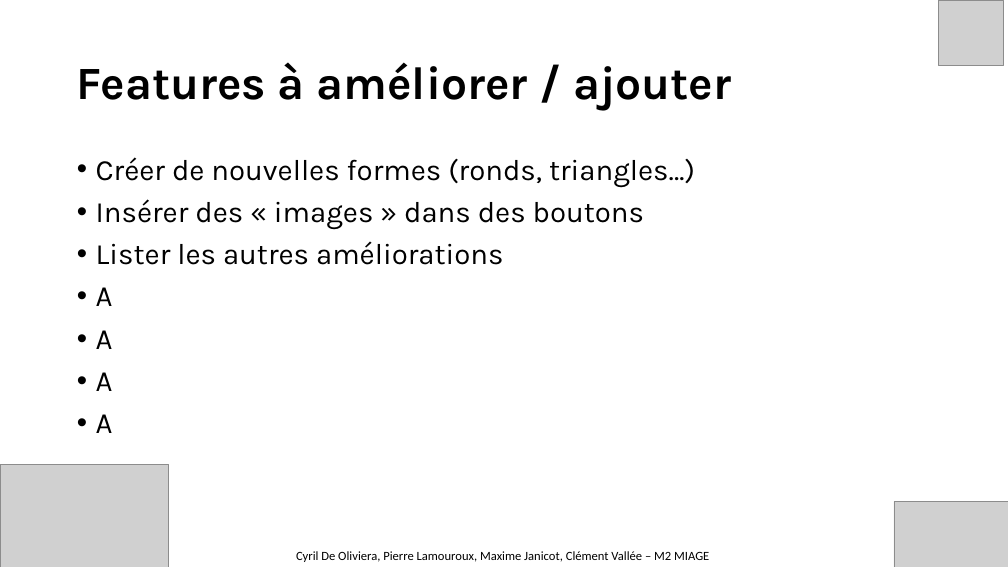
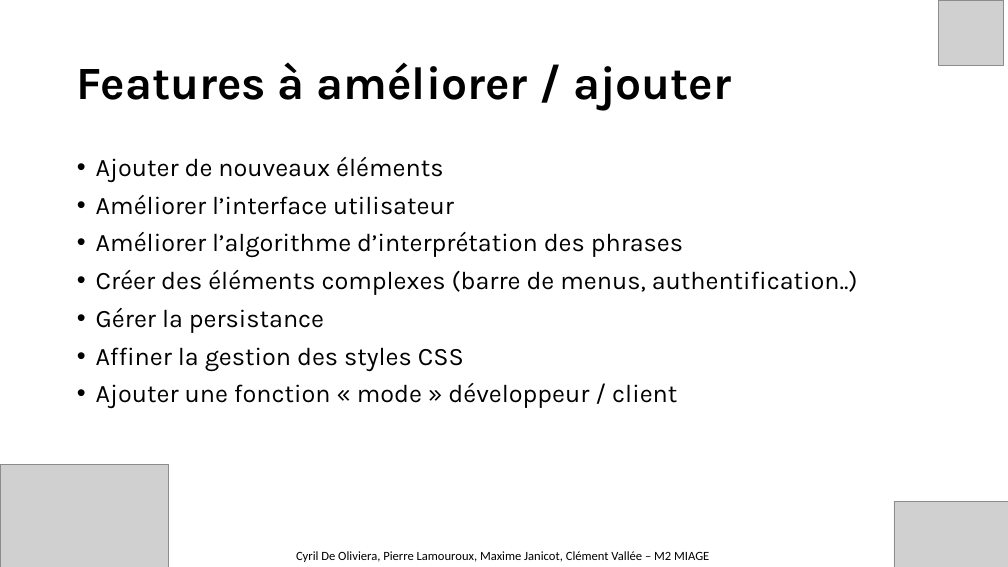
Before and after one commit to MrFrostiesK/SpeechtoText_API, a slide deck: slide 7 of CourtaudPPT/PPT_Presentation.pptx. Drawn at 1008x567 pixels with LibreOffice and Linux fonts; fonts in the diff are those of the drawing; grey boxes stand for pictures. Boxes give left, top, right and bottom in pixels: in the first picture for what was removed or moved away, otherwise in the second. Text is boxed around its words. In the diff, an @@ line names an element or a change of style, - is before the commit and + after.

```diff
--- a/CourtaudPPT/PPT_Presentation.pptx
+++ b/CourtaudPPT/PPT_Presentation.pptx
@@ text at [96, 157, 858, 408]: text changed; size 28 to 24 pt @@
-• Créer de nouvelles formes (ronds, triangles…)
-• Insérer des « images » dans des boutons
-• Lister les autres améliorations
-• A
-• A
-• A
-• A
+• Ajouter de nouveaux éléments
+• Améliorer l’interface utilisateur
+• Améliorer l’algorithme d’interprétation des phrases
+• Créer des éléments complexes (barre de menus, authentification..)
+• Gérer la persistance
+• Affiner la gestion des styles CSS
+• Ajouter une fonction « mode » développeur / client
```
Also in this commit, not shown: 6 other slides changed, 5 other files.
